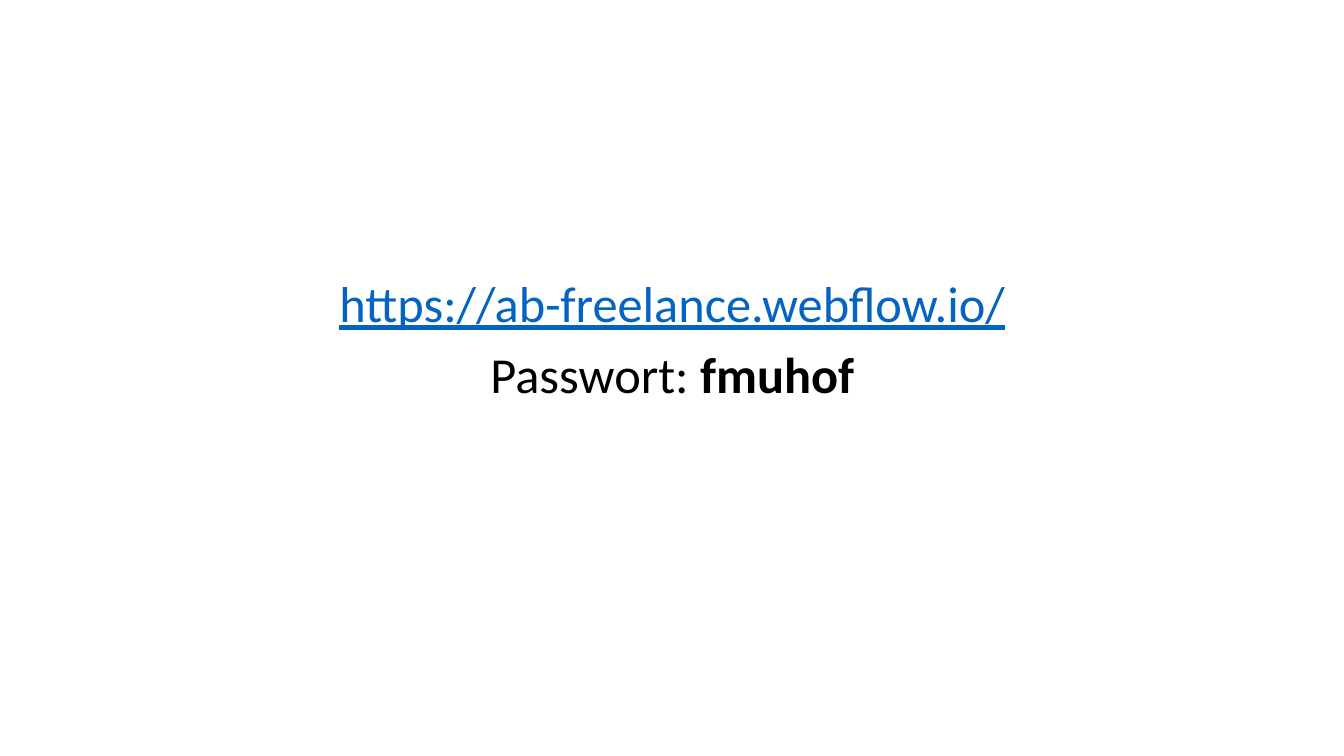
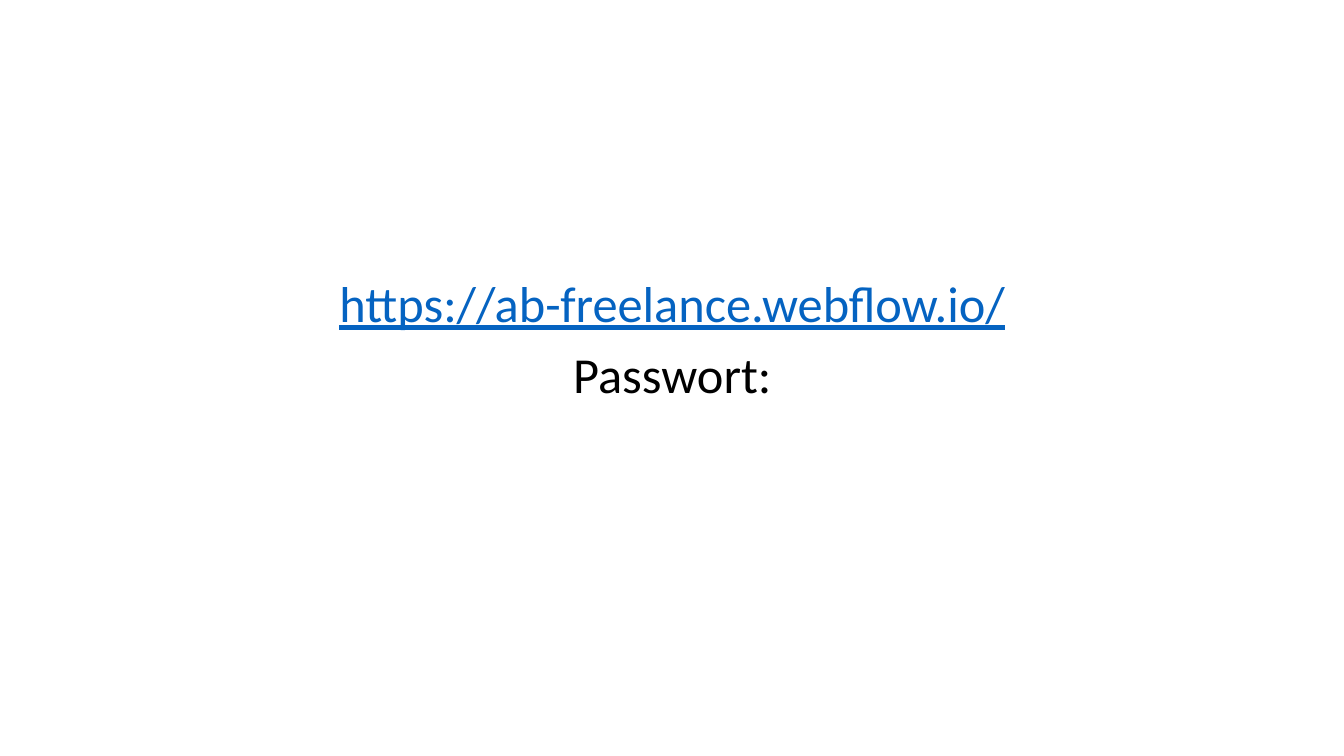
Before and after one commit to pkothree/FMUHOF, a slide deck: slide 23 of FMUHOF3/FreelancerMeetup3.pptx. Drawn at 1344x756 pixels with LibreOffice and Linux fonts; fonts in the diff are those of the drawing. Boxes give left, top, right and bottom in pixels: in the first picture for what was removed or moved away, otherwise in the second. Text is boxed around its words. In the diff, an @@ line names an element or a change of style, - is before the commit and + after.

Commit message:
Update

```diff
--- a/FMUHOF3/FreelancerMeetup3.pptx
+++ b/FMUHOF3/FreelancerMeetup3.pptx
@@ text at <box>573,360,771,394</box>: text changed @@
-Passwort: fmuhof
+Passwort:
```
